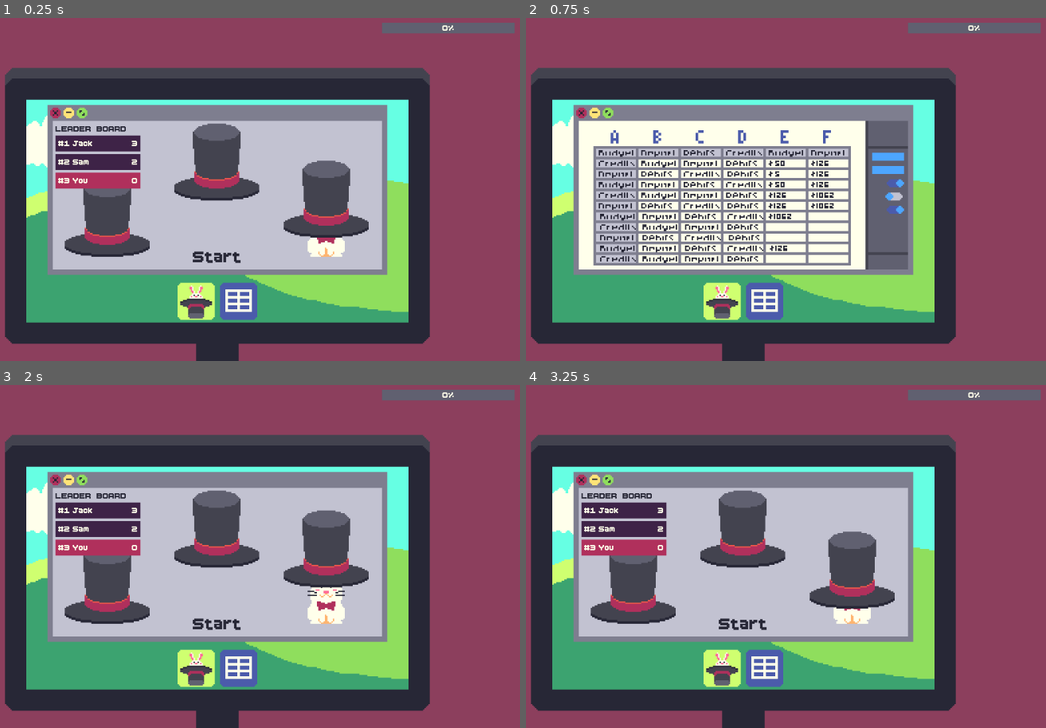
Above: before the commit, frames 1-4 (two rows, left to right).
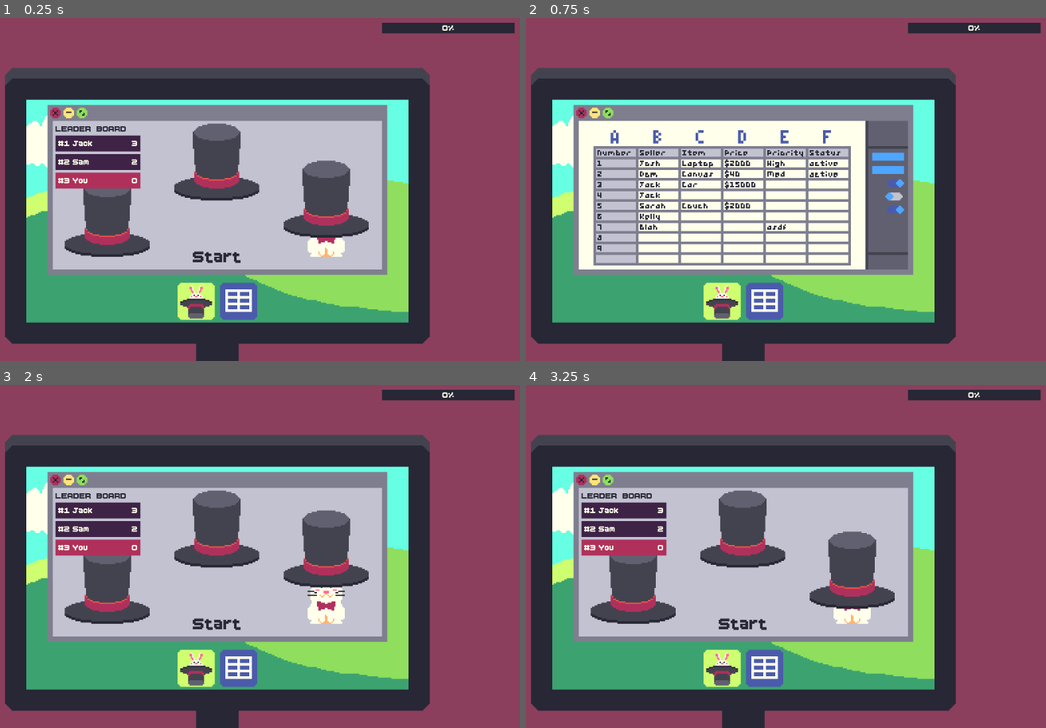
Above: after the commit, the same moments.

Repository: vazor222/MakersMartGameInADay2026PlayDontWork
Game: Godot game, scene res://magic.tscn
The game is run twice, just before and just after one commit, with the same random seed, the same clock (stepped at 60 frames per second) and the same inputs.
Inputs (mouse positions are in pixels of both pictures, inside the frame that each line leads up to):
- Up to frame 1 (0.25 s): no input
- Up to frame 2 (0.75 s): tap Enter (ui_accept) at 0.5 s; move the mouse to (765, 302) at 0.52 s; click (765, 302) at 0.6 s
- Up to frame 3 (2 s): tap Enter (ui_accept) at 0.77, 1.52 s; move the mouse to (197, 669) at 1.27 s; click (197, 669) at 1.35 s
- Up to frame 4 (3.25 s): move the mouse to (635, 580) at 2.02 s; click (635, 580) at 2.1 s; move the mouse to (744, 525) at 2.77 s; click (744, 525) at 2.85 s; tap Enter (ui_accept) at 3.02 s

The runs differ from the first frame. In frame 1, 0.7% of the frame differs, in the area x 73-99%, y 1-5%; in frame 2, 4.2%, in the area x 13-99%, y 1-72%; in frame 3, 0.7%; in frame 4, 0.7%.

Commit message:
table cells now remove suspicion when clicked.

Diff:
--- /dev/null
+++ b/MagicMiniGamePrototype/CellArea2D.gd
@@ -0,0 +1,40 @@
+@tool
+extends Area2D
+
+var active = false
+@onready var label = $MarginContainer/Label
+@onready var select_frame = %SelectFrame
+@export var text := "Credit":
+	set(value):
+		text = value
+		if is_node_ready():
+			label.text = text
+@export var start_shown = true:
+	set(value):
+		start_shown = value
+		if is_node_ready():
+			label.visible = start_shown
+
+# Called when the node enters the scene tree for the first time.
+func _ready() -> void:
+	if not Engine.is_editor_hint():
+		input_event.connect(_on_input_event)
+	label.text = text
+	label.visible = start_shown
+
+
+# Called every frame. 'delta' is the elapsed time since the previous frame.
+func _process(_delta):
+	pass
+
+func deactivate():
+	active = false
+	select_frame.visible = false
+
+func _on_input_event(_viewport: Node, _event: InputEvent, _shape_idx: int):
+	if Input.is_action_just_pressed('mouse_click'):
+		active = true
+		get_tree().call_group('cell', 'deactivate')
+		select_frame.visible = true
+		label.visible = !label.visible
+		get_tree().get_first_node_in_group('magic_office').add_suspicion(-2)
--- /dev/null
+++ b/MagicMiniGamePrototype/cell_area_2d.tscn
@@ -0,0 +1,35 @@
+[gd_scene load_steps=5 format=3 uid="uid://d1qd53bedf5od"]
+
+[ext_resource type="Script" path="res://CellArea2D.gd" id="1_vo7bd"]
+[ext_resource type="Texture2D" uid="uid://b6mtuiparpnx7" path="res://assets/cell-selected.png" id="2_7j1no"]
+[ext_resource type="FontFile" uid="uid://birsvl3iowr6d" path="res://assets/TDD Pixel Mini Font.ttf" id="2_tblis"]
+
+[sub_resource type="RectangleShape2D" id="RectangleShape2D_024r4"]
+size = Vector2(32, 8)
+
+[node name="CellArea2D" type="Area2D" groups=["cell"]]
+script = ExtResource("1_vo7bd")
+
+[node name="SelectFrame" type="Sprite2D" parent="."]
+unique_name_in_owner = true
+visible = false
+texture = ExtResource("2_7j1no")
+
+[node name="CollisionShape2D" type="CollisionShape2D" parent="."]
+visible = false
+shape = SubResource("RectangleShape2D_024r4")
+
+[node name="MarginContainer" type="MarginContainer" parent="."]
+offset_left = -16.0
+offset_top = -4.0
+offset_right = 16.0
+offset_bottom = 4.0
+theme_override_constants/margin_left = 2
+theme_override_constants/margin_right = 2
+
+[node name="Label" type="Label" parent="MarginContainer"]
+layout_mode = 2
+theme_override_colors/font_color = Color(0.152941, 0.152941, 0.211765, 1)
+theme_override_fonts/font = ExtResource("2_tblis")
+theme_override_font_sizes/font_size = 8
+text = "Credit"
--- a/MagicMiniGamePrototype/magic.tscn
+++ b/MagicMiniGamePrototype/magic.tscn
@@ -11,6 +11,7 @@
 [ext_resource type="Texture2D" uid="uid://bh831jt72wy3o" path="res://assets/game-icon-Sheet.png" id="5_i5iy2"]
 [ext_resource type="Script" path="res://WorkIconArea.gd" id="5_pog4f"]
 [ext_resource type="Texture2D" uid="uid://64k0vf3pcku3" path="res://assets/work-icon-Sheet.png" id="5_uxvt8"]
+[ext_resource type="PackedScene" uid="uid://d1qd53bedf5od" path="res://cell_area_2d.tscn" id="6_bxpkj"]
 [ext_resource type="Script" path="res://SheetAreaIcon.gd" id="7_sillh"]
 [ext_resource type="Texture2D" uid="uid://h0unjs3tpnps" path="res://assets/layout-template.png" id="8_s3f75"]
 [ext_resource type="Texture2D" uid="uid://ci5olx838p6fb" path="res://assets/window-size-Sheet.png" id="10_asmcf"]
@@ -47,6 +48,35 @@
 "values": [false]
 }
 
+[sub_resource type="Animation" id="Animation_seuik"]
+resource_name = "from_left_walk_long_pause"
+length = 30.0
+step = 1.0
+tracks/0/type = "value"
+tracks/0/imported = false
+tracks/0/enabled = true
+tracks/0/path = NodePath(".:position")
+tracks/0/interp = 1
+tracks/0/loop_wrap = true
+tracks/0/keys = {
+"times": PackedFloat32Array(0, 5, 10, 14, 20, 30),
+"transitions": PackedFloat32Array(1, 1, 1, 1, 1, 1),
+"update": 0,
+"values": [Vector2(-2000, 2.08165e-12), Vector2(-2000, 2.08165e-12), Vector2(-133.333, 2.08165e-12), Vector2(-133.333, 2.08165e-12), Vector2(2000, 2.08165e-12), Vector2(2000, 2.08165e-12)]
+}
+tracks/1/type = "value"
+tracks/1/imported = false
+tracks/1/enabled = true
+tracks/1/path = NodePath(".:flip_h")
+tracks/1/interp = 1
+tracks/1/loop_wrap = true
+tracks/1/keys = {
+"times": PackedFloat32Array(0),
+"transitions": PackedFloat32Array(1),
+"update": 1,
+"values": [false]
+}
+
 [sub_resource type="Animation" id="Animation_4ii0x"]
 resource_name = "from_left_walk_quick"
 length = 15.0
@@ -166,6 +196,7 @@
 [sub_resource type="AnimationLibrary" id="AnimationLibrary_u46no"]
 _data = {
 "from_left_walk_long": SubResource("Animation_1y2bg"),
+"from_left_walk_long_pause": SubResource("Animation_seuik"),
 "from_left_walk_quick": SubResource("Animation_4ii0x"),
 "from_right_walk_back": SubResource("Animation_rmvs6"),
 "from_right_walk_long": SubResource("Animation_rmwc7"),
@@ -184,7 +215,7 @@
 size = Vector2(200, 80)
 
 [sub_resource type="StyleBoxFlat" id="StyleBoxFlat_g27sj"]
-bg_color = Color(0.376471, 0.376471, 0.439216, 1)
+bg_color = Color(0.152941, 0.152941, 0.211765, 1)
 
 [sub_resource type="StyleBoxFlat" id="StyleBoxFlat_7odgd"]
 bg_color = Color(0.690196, 0.188235, 0.360784, 1)
@@ -194,7 +225,7 @@
 
 [node name="Boss" type="Sprite2D" parent="."]
 unique_name_in_owner = true
-position = Vector2(-2000, 2.08165e-12)
+position = Vector2(2000, 2.08165e-12)
 scale = Vector2(4, 4)
 texture = ExtResource("1_00k01")
 script = ExtResource("3_63ccr")
@@ -222,10 +253,304 @@
 texture = ExtResource("2_m2g4c")
 
 [node name="WorksheetWindow" type="Sprite2D" parent="Node2D"]
-visible = false
 position = Vector2(0, 25)
 scale = Vector2(4, 4)
 texture = ExtResource("3_4qwkx")
+
+[node name="CellArea2D" parent="Node2D/WorksheetWindow" instance=ExtResource("6_bxpkj")]
+position = Vector2(-96, -28)
+text = "Number"
+
+[node name="CellArea2D2" parent="Node2D/WorksheetWindow" instance=ExtResource("6_bxpkj")]
+position = Vector2(-64, -28)
+text = "Seller"
+
+[node name="CellArea2D3" parent="Node2D/WorksheetWindow" instance=ExtResource("6_bxpkj")]
+position = Vector2(-32, -28)
+text = "Item"
+
+[node name="CellArea2D4" parent="Node2D/WorksheetWindow" instance=ExtResource("6_bxpkj")]
+position = Vector2(0, -28)
+text = "Price"
+
+[node name="CellArea2D5" parent="Node2D/WorksheetWindow" instance=ExtResource("6_bxpkj")]
+position = Vector2(32, -28)
+text = "Priority"
+
+[node name="CellArea2D6" parent="Node2D/WorksheetWindow" instance=ExtResource("6_bxpkj")]
+position = Vector2(64, -28)
+text = "Status"
+
+[node name="CellArea2D7" parent="Node2D/WorksheetWindow" instance=ExtResource("6_bxpkj")]
+position = Vector2(-96, -20)
+text = "1"
+
+[node name="CellArea2D8" parent="Node2D/WorksheetWindow" instance=ExtResource("6_bxpkj")]
+position = Vector2(-64, -20)
+text = "Josh"
+
+[node name="CellArea2D9" parent="Node2D/WorksheetWindow" instance=ExtResource("6_bxpkj")]
+position = Vector2(-32, -20)
+text = "Laptop"
+
+[node name="CellArea2D10" parent="Node2D/WorksheetWindow" instance=ExtResource("6_bxpkj")]
+position = Vector2(0, -20)
+text = "$2000"
+
+[node name="CellArea2D11" parent="Node2D/WorksheetWindow" instance=ExtResource("6_bxpkj")]
+position = Vector2(32, -20)
+text = "High"
+
+[node name="CellArea2D12" parent="Node2D/WorksheetWindow" instance=ExtResource("6_bxpkj")]
+position = Vector2(64, -20)
+text = "active"
+
+[node name="CellArea2D13" parent="Node2D/WorksheetWindow" instance=ExtResource("6_bxpkj")]
+position = Vector2(-96, -12)
+text = "2"
+
+[node name="CellArea2D14" parent="Node2D/WorksheetWindow" instance=ExtResource("6_bxpkj")]
+position = Vector2(-64, -12)
+text = "Dom"
+
+[node name="CellArea2D15" parent="Node2D/WorksheetWindow" instance=ExtResource("6_bxpkj")]
+position = Vector2(-32, -12)
+text = "Canvas"
+
+[node name="CellArea2D16" parent="Node2D/WorksheetWindow" instance=ExtResource("6_bxpkj")]
+position = Vector2(0, -12)
+text = "$40"
+
+[node name="CellArea2D17" parent="Node2D/WorksheetWindow" instance=ExtResource("6_bxpkj")]
+position = Vector2(32, -12)
+text = "Med "
+
+[node name="CellArea2D18" parent="Node2D/WorksheetWindow" instance=ExtResource("6_bxpkj")]
+position = Vector2(64, -12)
+text = "active"
+
+[node name="CellArea2D19" parent="Node2D/WorksheetWindow" instance=ExtResource("6_bxpkj")]
+position = Vector2(-96, -4)
+text = "3"
+
+[node name="CellArea2D20" parent="Node2D/WorksheetWindow" instance=ExtResource("6_bxpkj")]
+position = Vector2(-64, -4)
+text = "Jack"
+
+[node name="CellArea2D21" parent="Node2D/WorksheetWindow" instance=ExtResource("6_bxpkj")]
+position = Vector2(-32, -4)
+text = "Car"
+
+[node name="CellArea2D22" parent="Node2D/WorksheetWindow" instance=ExtResource("6_bxpkj")]
+position = Vector2(0, -4)
+text = "$15000"
+
+[node name="CellArea2D23" parent="Node2D/WorksheetWindow" instance=ExtResource("6_bxpkj")]
+position = Vector2(32, -4)
+text = "High"
+start_shown = false
+
+[node name="CellArea2D24" parent="Node2D/WorksheetWindow" instance=ExtResource("6_bxpkj")]
+position = Vector2(64, -4)
+text = "done"
+start_shown = false
+
+[node name="CellArea2D25" parent="Node2D/WorksheetWindow" instance=ExtResource("6_bxpkj")]
+position = Vector2(-96, 4)
+text = "4"
+
+[node name="CellArea2D26" parent="Node2D/WorksheetWindow" instance=ExtResource("6_bxpkj")]
+position = Vector2(-64, 4)
+text = "Jack"
+
+[node name="CellArea2D27" parent="Node2D/WorksheetWindow" instance=ExtResource("6_bxpkj")]
+position = Vector2(-32, 4)
+text = "Horse"
+start_shown = false
+
+[node name="CellArea2D28" parent="Node2D/WorksheetWindow" instance=ExtResource("6_bxpkj")]
+position = Vector2(0, 4)
+text = "$8050"
+start_shown = false
+
+[node name="CellArea2D29" parent="Node2D/WorksheetWindow" instance=ExtResource("6_bxpkj")]
+position = Vector2(32, 4)
+text = "High"
+start_shown = false
+
+[node name="CellArea2D30" parent="Node2D/WorksheetWindow" instance=ExtResource("6_bxpkj")]
+position = Vector2(64, 4)
+text = "dono"
+start_shown = false
+
+[node name="CellArea2D31" parent="Node2D/WorksheetWindow" instance=ExtResource("6_bxpkj")]
+position = Vector2(-96, 12)
+text = "5"
+
+[node name="CellArea2D32" parent="Node2D/WorksheetWindow" instance=ExtResource("6_bxpkj")]
+position = Vector2(-64, 12)
+text = "Sarah"
+
+[node name="CellArea2D33" parent="Node2D/WorksheetWindow" instance=ExtResource("6_bxpkj")]
+position = Vector2(-32, 12)
+text = "Couch"
+
+[node name="CellArea2D34" parent="Node2D/WorksheetWindow" instance=ExtResource("6_bxpkj")]
+position = Vector2(0, 12)
+text = "$2000"
+
+[node name="CellArea2D35" parent="Node2D/WorksheetWindow" instance=ExtResource("6_bxpkj")]
+position = Vector2(32, 12)
+text = "Med"
+start_shown = false
+
+[node name="CellArea2D36" parent="Node2D/WorksheetWindow" instance=ExtResource("6_bxpkj")]
+position = Vector2(64, 12)
+text = "active"
+start_shown = false
+
+[node name="CellArea2D37" parent="Node2D/WorksheetWindow" instance=ExtResource("6_bxpkj")]
+position = Vector2(-96, 20)
+text = "6"
+
+[node name="CellArea2D38" parent="Node2D/WorksheetWindow" instance=ExtResource("6_bxpkj")]
+position = Vector2(-64, 20)
+text = "Kelly"
+
+[node name="CellArea2D39" parent="Node2D/WorksheetWindow" instance=ExtResource("6_bxpkj")]
+position = Vector2(-32, 20)
+text = "Desk"
+start_shown = false
+
+[node name="CellArea2D40" parent="Node2D/WorksheetWindow" instance=ExtResource("6_bxpkj")]
+position = Vector2(0, 20)
+text = "$????"
+start_shown = false
+
+[node name="CellArea2D41" parent="Node2D/WorksheetWindow" instance=ExtResource("6_bxpkj")]
+position = Vector2(32, 20)
+text = "13552"
+start_shown = false
+
+[node name="CellArea2D42" parent="Node2D/WorksheetWindow" instance=ExtResource("6_bxpkj")]
+position = Vector2(64, 20)
+text = ":("
+start_shown = false
+
+[node name="CellArea2D43" parent="Node2D/WorksheetWindow" instance=ExtResource("6_bxpkj")]
+position = Vector2(-96, 28)
+text = "7"
+
+[node name="CellArea2D44" parent="Node2D/WorksheetWindow" instance=ExtResource("6_bxpkj")]
+position = Vector2(-64, 28)
+text = "Blah"
+
+[node name="CellArea2D45" parent="Node2D/WorksheetWindow" instance=ExtResource("6_bxpkj")]
+position = Vector2(-32, 28)
+text = "jlk;"
+start_shown = false
+
+[node name="CellArea2D46" parent="Node2D/WorksheetWindow" instance=ExtResource("6_bxpkj")]
+position = Vector2(0, 28)
+text = "Debit"
+start_shown = false
+
+[node name="CellArea2D47" parent="Node2D/WorksheetWindow" instance=ExtResource("6_bxpkj")]
+position = Vector2(32, 28)
+text = "asdf"
+
+[node name="CellArea2D48" parent="Node2D/WorksheetWindow" instance=ExtResource("6_bxpkj")]
+position = Vector2(64, 28)
+text = "BORING"
+start_shown = false
+
+[node name="CellArea2D49" parent="Node2D/WorksheetWindow" instance=ExtResource("6_bxpkj")]
+position = Vector2(-96, 36)
+text = "8"
+
+[node name="CellArea2D50" parent="Node2D/WorksheetWindow" instance=ExtResource("6_bxpkj")]
+position = Vector2(-64, 36)
+text = "Blah"
+start_shown = false
+
+[node name="CellArea2D51" parent="Node2D/WorksheetWindow" instance=ExtResource("6_bxpkj")]
+position = Vector2(-32, 36)
+text = "jkl;"
+start_shown = false
+
+[node name="CellArea2D52" parent="Node2D/WorksheetWindow" instance=ExtResource("6_bxpkj")]
+position = Vector2(0, 36)
+text = "Blahhh"
+start_shown = false
+
+[node name="CellArea2D53" parent="Node2D/WorksheetWindow" instance=ExtResource("6_bxpkj")]
+position = Vector2(32, 36)
+text = "umm"
+start_shown = false
+
+[node name="CellArea2D54" parent="Node2D/WorksheetWindow" instance=ExtResource("6_bxpkj")]
+position = Vector2(64, 36)
+text = "00000"
+start_shown = false
+
+[node name="CellArea2D55" parent="Node2D/WorksheetWindow" instance=ExtResource("6_bxpkj")]
+position = Vector2(-96, 44)
+text = "9"
+
+[node name="CellArea2D56" parent="Node2D/WorksheetWindow" instance=ExtResource("6_bxpkj")]
+position = Vector2(-64, 44)
+text = "asdf"
+start_shown = false
+
+[node name="CellArea2D57" parent="Node2D/WorksheetWindow" instance=ExtResource("6_bxpkj")]
+position = Vector2(-32, 44)
+text = "@!$%"
+start_shown = false
+
+[node name="CellArea2D58" parent="Node2D/WorksheetWindow" instance=ExtResource("6_bxpkj")]
+position = Vector2(0, 44)
+text = "asdf"
+start_shown = false
+
+[node name="CellArea2D59" parent="Node2D/WorksheetWindow" instance=ExtResource("6_bxpkj")]
+position = Vector2(32, 44)
+text = "asdf"
+start_shown = false
+
+[node name="CellArea2D60" parent="Node2D/WorksheetWindow" instance=ExtResource("6_bxpkj")]
+position = Vector2(64, 44)
+text = "Debit"
+start_shown = false
+
+[node name="CellArea2D61" parent="Node2D/WorksheetWindow" instance=ExtResource("6_bxpkj")]
+position = Vector2(-96, 52)
+text = "10"
+start_shown = false
+
+[node name="CellArea2D62" parent="Node2D/WorksheetWindow" instance=ExtResource("6_bxpkj")]
+position = Vector2(-64, 52)
+text = "asdf"
+start_shown = false
+
+[node name="CellArea2D63" parent="Node2D/WorksheetWindow" instance=ExtResource("6_bxpkj")]
+position = Vector2(-32, 52)
+text = "stupid"
+start_shown = false
+
+[node name="CellArea2D64" parent="Node2D/WorksheetWindow" instance=ExtResource("6_bxpkj")]
+position = Vector2(0, 52)
+text = "MAGIC"
+start_shown = false
+
+[node name="CellArea2D65" parent="Node2D/WorksheetWindow" instance=ExtResource("6_bxpkj")]
+position = Vector2(32, 52)
+text = "GAMES!!"
+start_shown = false
+
+[node name="CellArea2D66" parent="Node2D/WorksheetWindow" instance=ExtResource("6_bxpkj")]
+position = Vector2(64, 52)
+text = "NO WORK"
+start_shown = false
 
 [node name="WorkIconArea" type="Area2D" parent="Node2D"]
 position = Vector2(64, 360)
@@ -311,6 +636,7 @@
 grow_vertical = 2
 
 [node name="HatGame" type="Sprite2D" parent="."]
+visible = false
 clip_children = 1
 position = Vector2(2.08165e-12, 40)
 texture = ExtResource("10_asmcf")
--- a/MagicMiniGamePrototype/magicOffice.gd
+++ b/MagicMiniGamePrototype/magicOffice.gd
@@ -23,6 +23,7 @@
 # Called when the node enters the scene tree for the first time.
 func _ready():
 	sort_scores()
+	show_game()
 	pass # Replace with function body.
 
 
@@ -51,8 +52,11 @@
 
 	game_window.hide()
 	hat_game.hide()
+	get_tree().call_group('cell', 'deactivate')
 
 func add_suspicion(amount):
+	if game_over:
+		return
 	suspicion += amount
 	if suspicion < 0:
 		suspicion = 0
Binary file added: MagicMiniGamePrototype/assets/TDD Pixel Mini Font.ttf
Not shown, added: MagicMiniGamePrototype/assets/TDD Pixel Mini Font.ttf.import
Binary file added: MagicMiniGamePrototype/assets/cell-selected.png
Not shown, added: MagicMiniGamePrototype/assets/cell-selected.png.import
Binary file changed: MagicMiniGamePrototype/assets/work-window-Sheet.png
Not shown: 1 places in MagicMiniGamePrototype/magic.tscn that only renumber resources
